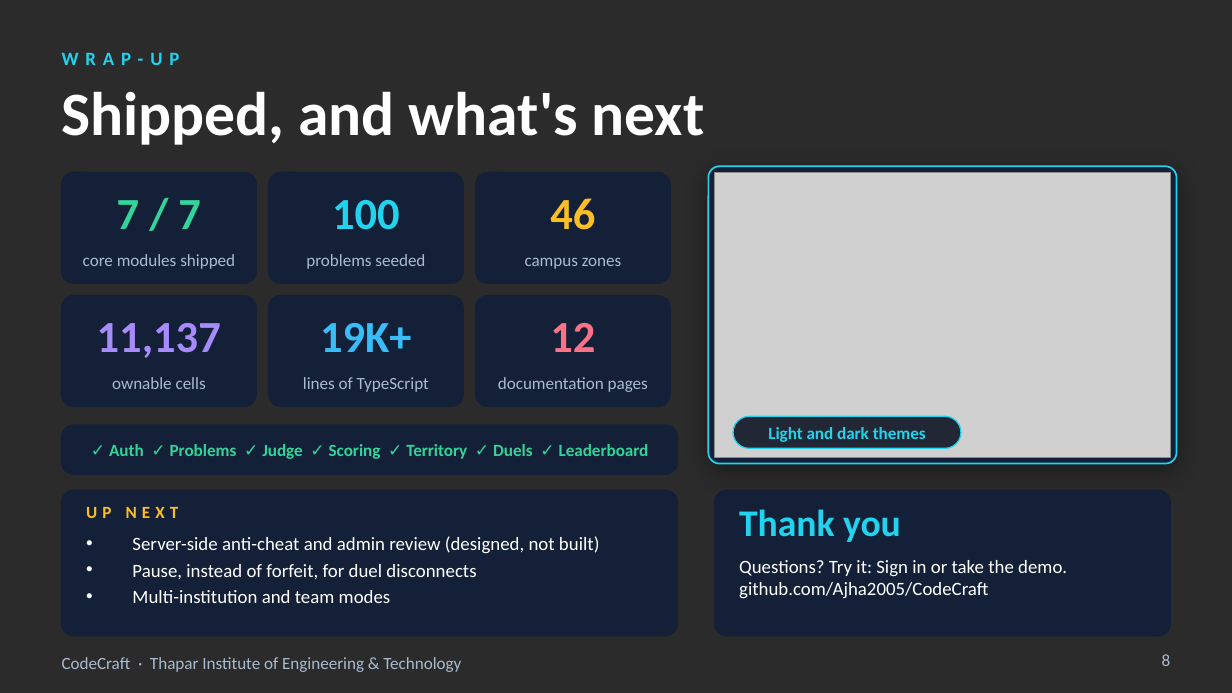
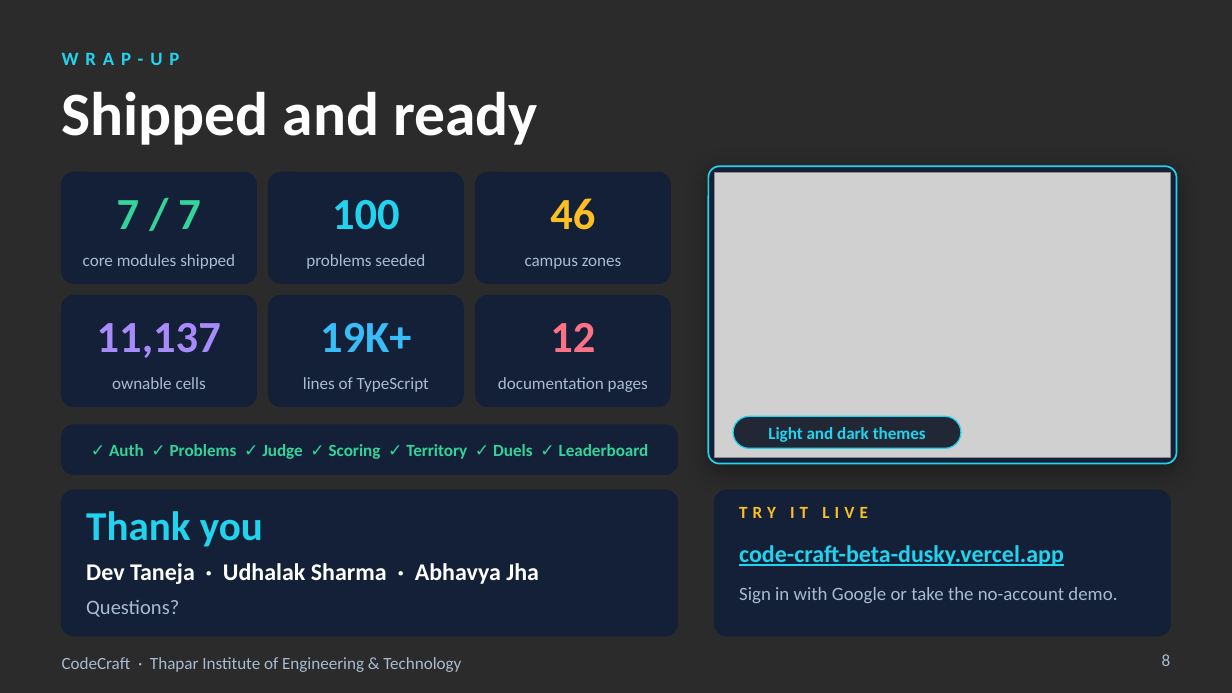
Before and after one commit to Ajha2005/CodeCraft, a slide deck: slide 8 of presentation/CodeCraft_Final_Project.pptx. Drawn at 1232x693 pixels with LibreOffice and Linux fonts; fonts in the diff are those of the drawing; grey boxes stand for pictures; background and template pictures are left out; a plain dark background stands for a picture behind light text. Boxes give left, top, right and bottom in pixels: in the first picture for what was removed or moved away, otherwise in the second. Text is boxed around its words. In the diff, an @@ line names an element or a change of style, - is before the commit and + after.

```diff
--- a/presentation/CodeCraft_Final_Project.pptx
+++ b/presentation/CodeCraft_Final_Project.pptx
@@ title at [62, 91, 538, 145]: text changed @@
-Shipped, and what's next
+Shipped and ready
@@ text "Thank you": place and size @@
-text "Thank you" at [739, 509, 901, 542]
+text "Thank you" at [86, 511, 263, 547]
@@ text "Thank you" at [86, 511, 263, 547]: size 22 to 24 pt @@
@@ text removed at [86, 507, 179, 518] @@
-UP NEXT
@@ text at [739, 507, 868, 518]: text changed; size 11 to 10 pt; text colour #FFFFFF to #FBBF24; bold on @@
-Questions? Try it: Sign in or take the demo.
-github.com/Ajha2005/CodeCraft
+TRY IT LIVE
@@ text at [86, 563, 539, 584]: text changed; size 11 to 14 pt; bold on @@
-• Server-side anti-cheat and admin review (designed, not built)
-• Pause, instead of forfeit, for duel disconnects
-• Multi-institution and team modes
+Dev Taneja · Udhalak Sharma · Abhavya Jha
@@ text added at [739, 545, 1064, 566], 14 pt, text #22D3EE, bold, underline @@
+code-craft-beta-dusky.vercel.app
@@ text added at [739, 587, 1117, 603], 11 pt, text #A9BBD0 @@
+Sign in with Google or take the no-account demo.
@@ text added at [86, 600, 179, 617], 12 pt, text #A9BBD0 @@
+Questions?
```
Also in this commit, not shown: 1 other slide changed.
